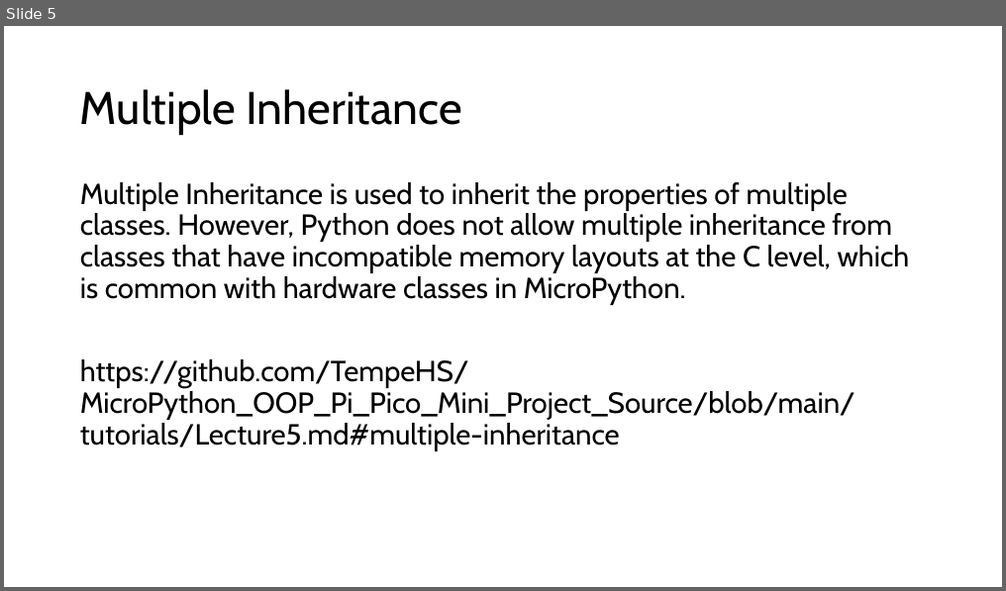
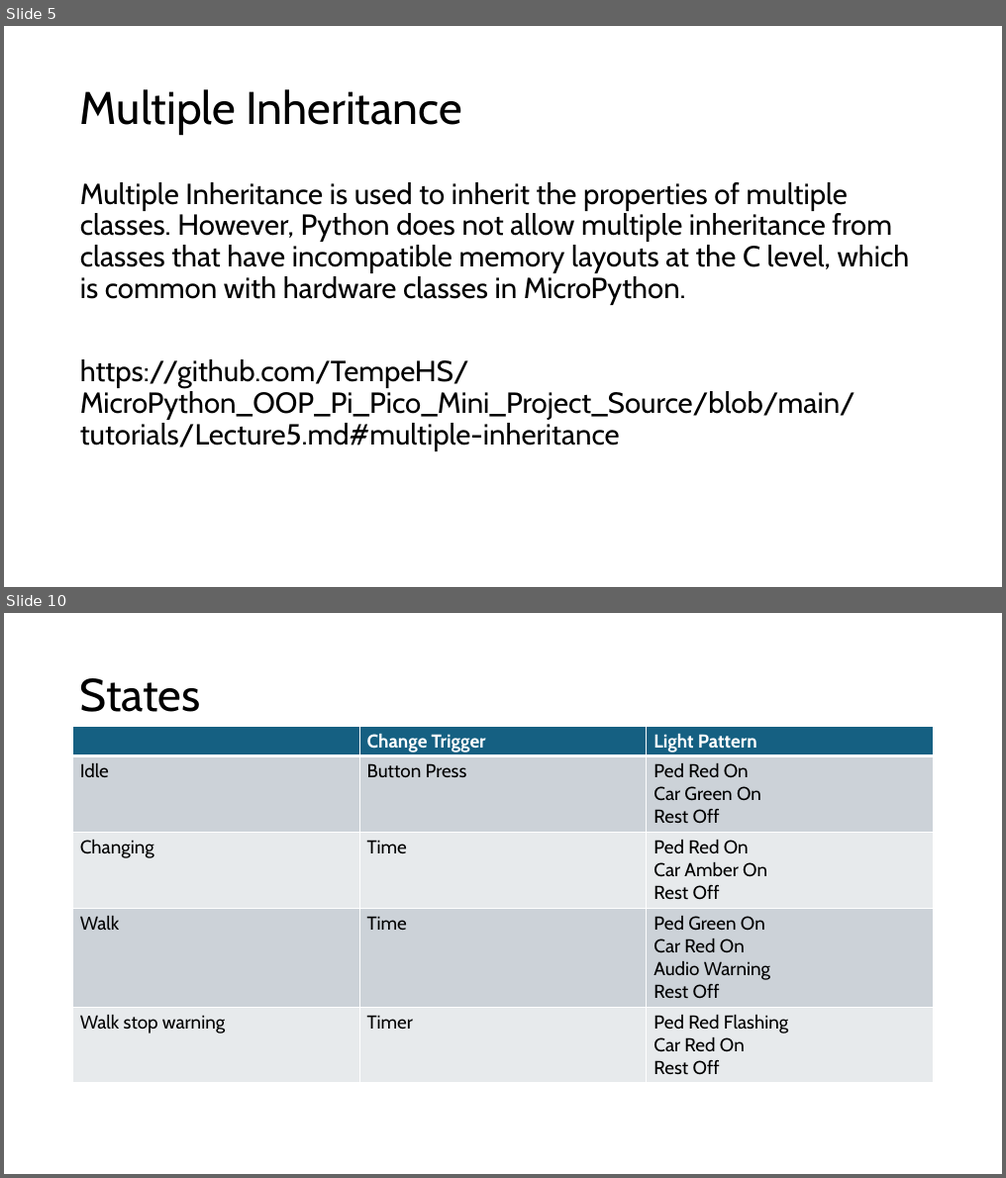
Before and after one commit to TempeHS/MicroPython_OOP_Pi_Pico_Mini_Project_Source, a slide deck: tutorials/presentations/Lecture6.pptx. Shown one above the other, each under a label of ours: slide 5 before the commit, slides 5 and 10 after it; the slides between them are not shown. The pictures are 1006x591 and 1006x1178 pixels, drawn with LibreOffice and Linux fonts; fonts in the diff are those of the drawing. Boxes give left, top, right and bottom in pixels: in the first picture for what was removed or moved away, otherwise in the second. Text is boxed around its words. In the diff, an @@ line names an element or a change of style, - is before the commit and + after.

```diff
--- a/tutorials/presentations/Lecture6.pptx
+++ b/tutorials/presentations/Lecture6.pptx
@@ slide 10 added at bbox=[4, 613, 1002, 1174], background #FFFFFF @@
@@ title added at bbox=[80, 678, 201, 712], 44 pt, text #000000 @@
+States
@@ table added at bbox=[73, 726, 933, 1079], 5 rows, 3 columns @@
+ | Change Trigger | Light Pattern
+Idle | Button Press | Ped Red On / Car Green On / Rest Off
+Changing | Time | Ped Red On / Car Amber On / Rest Off
+Walk | Time | Ped Green On / Car Red On / Audio Warning / Rest Off
+Walk stop warning | Timer | Ped Red Flashing / Car Red On / Rest Off
```
Also in this commit, not shown: 3 slides changed, 5 other slides added, 16 other files.
